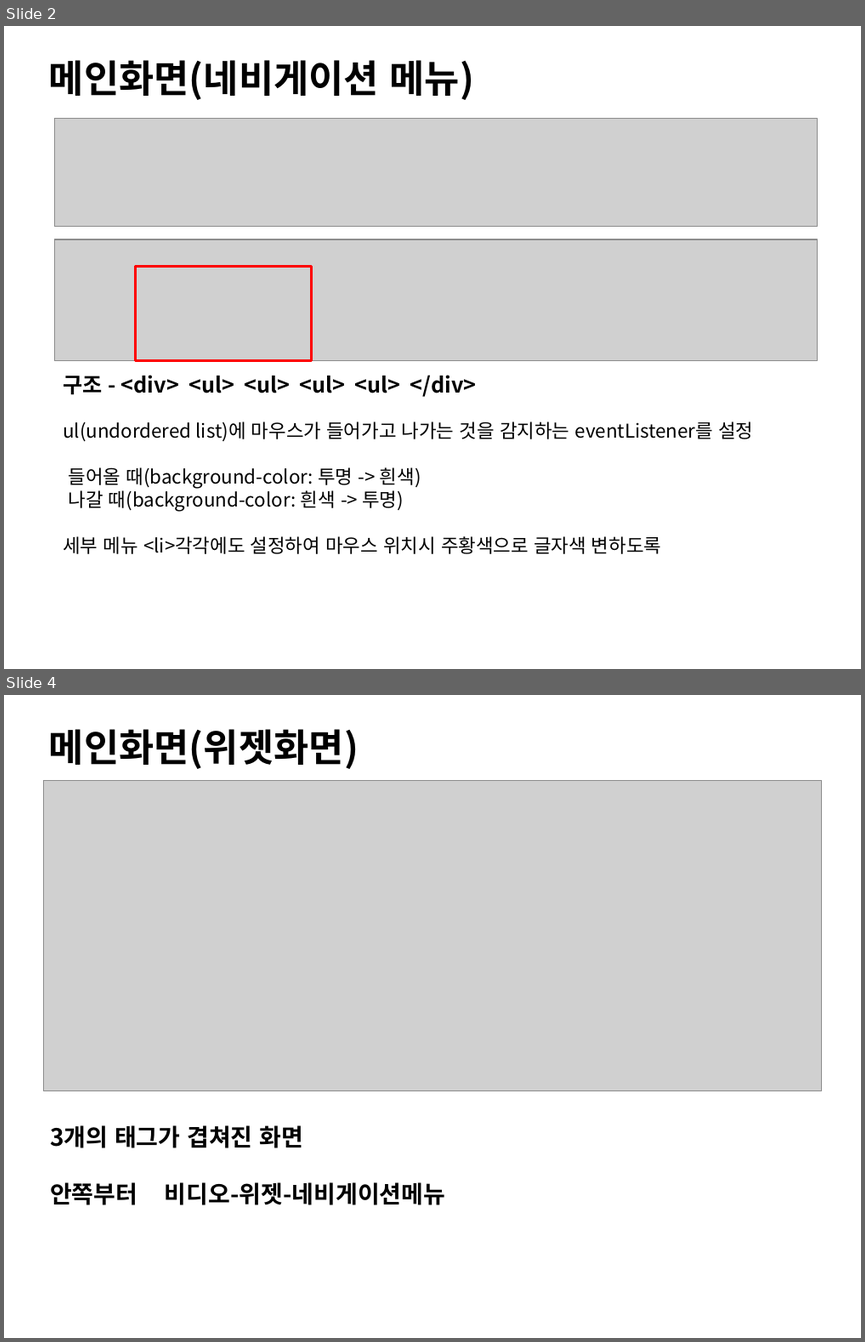
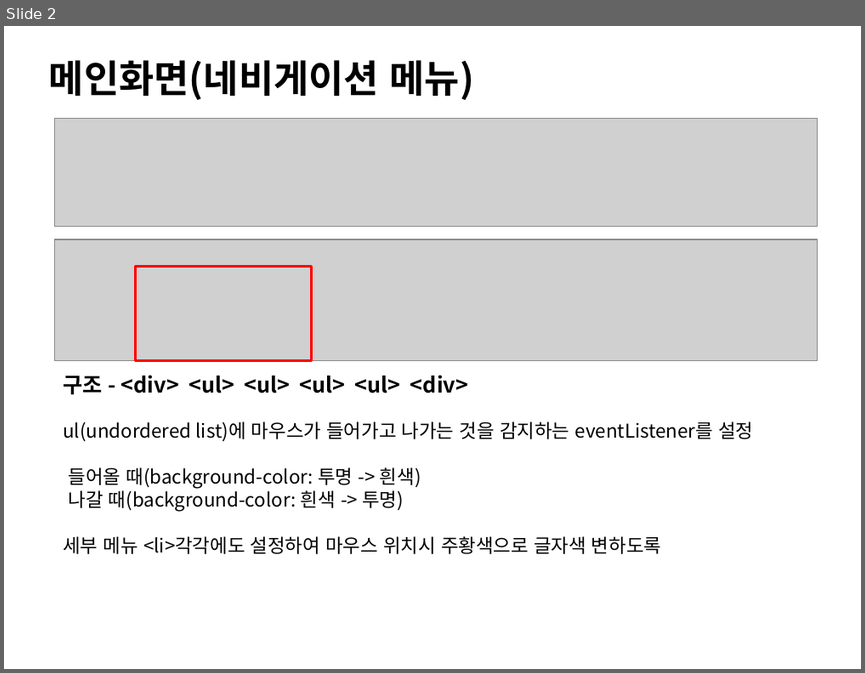
Before and after one commit to ezenteam2/TripMate, a slide deck: gr2_lhj/메인화면_일반회원 관리.pptx. Shown one above the other, each under a label of ours: slides 2 and 4 before the commit, slide 2 after it; the slides between them are not shown. The pictures are 865x1342 and 865x673 pixels, drawn with LibreOffice and Linux fonts; fonts in the diff are those of the drawing; grey boxes stand for pictures. Boxes give left, top, right and bottom in pixels: in the first picture for what was removed or moved away, otherwise in the second. Text is boxed around its words. In the diff, an @@ line names an element or a change of style, - is before the commit and + after.

```diff
--- a/gr2_lhj/메인화면_일반회원 관리.pptx
+++ b/gr2_lhj/메인화면_일반회원 관리.pptx
@@ slide 4 removed at (x1=4, y1=695, x2=861, y2=1338), background #FFFFFF @@
@@ text removed at (x1=49, y1=729, x2=358, y2=769) @@
-메인화면(위젯화면)
@@ picture removed at (x1=43, y1=780, x2=822, y2=1090) @@
@@ text removed at (x1=50, y1=1125, x2=446, y2=1205) @@
-3개의 태그가 겹쳐진 화면
-안쪽부터 비디오-위젯-네비게이션메뉴
@@ slide 2 changed as well @@
@@ text at (x1=63, y1=374, x2=468, y2=395): text changed @@
-구조 - <div> <ul> <ul> <ul> <ul> </div>
+구조 - <div> <ul> <ul> <ul> <ul> <div>
```
Also in this commit, not shown: 1 other slide changed, 1 slide added, 2 other slides removed, 17 other files.
